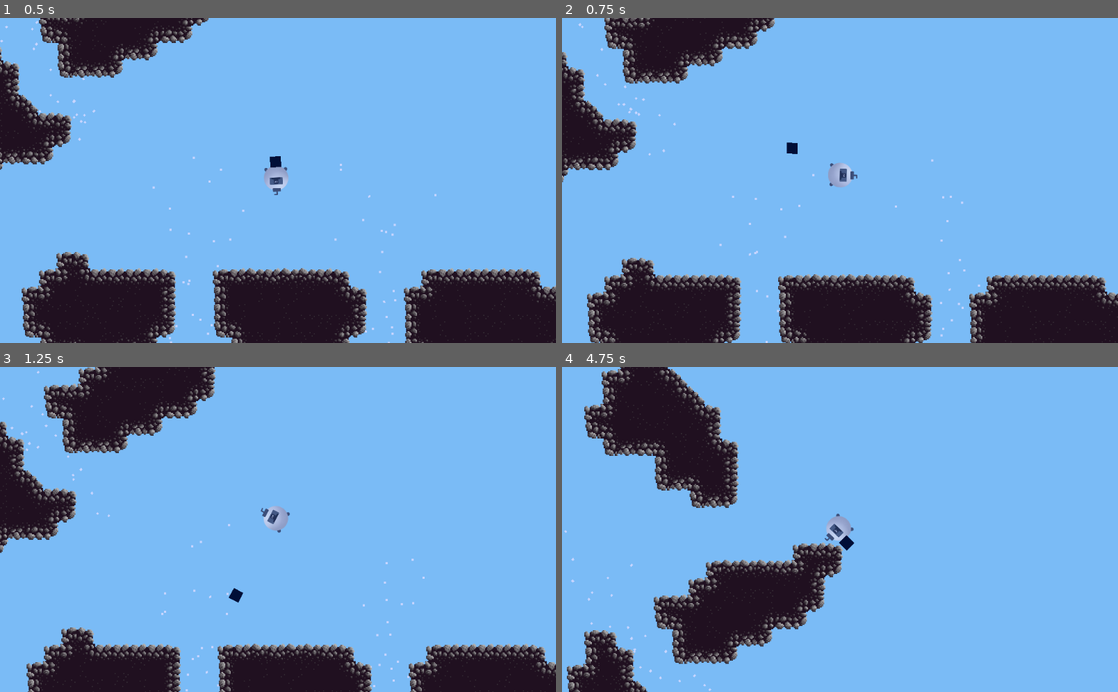
Above: before the commit, frames 1-4 (two rows, left to right).
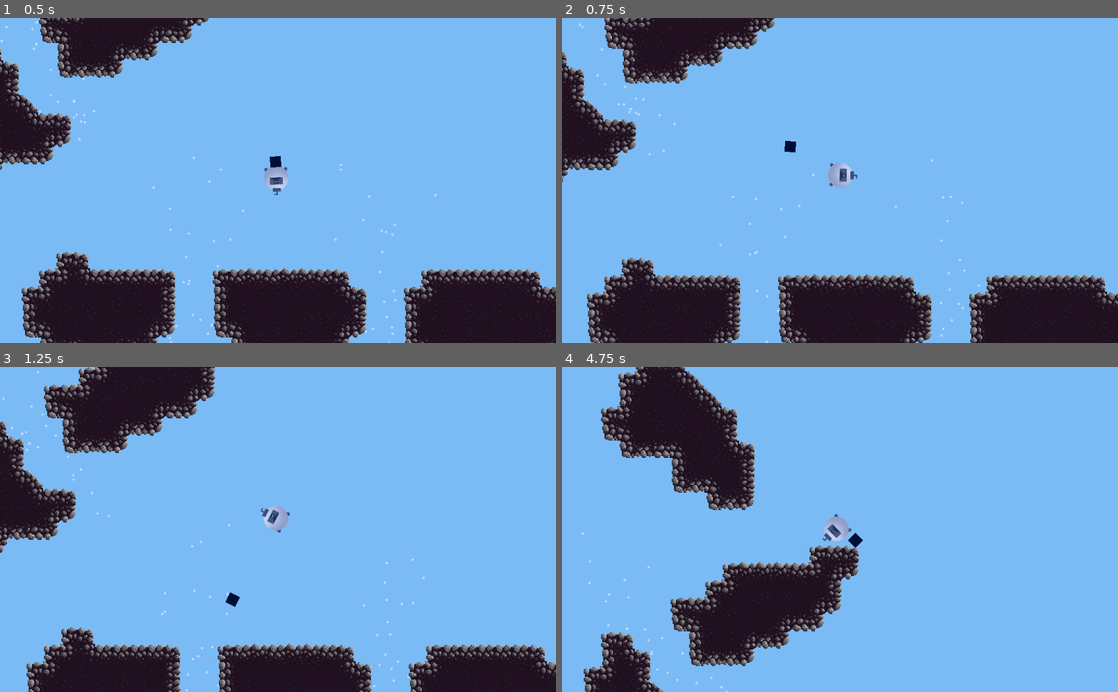
Above: after the commit, the same moments.

Repository: its-dlh/brackeys-2023.2
Game: Godot game, scene res://World/World.tscn
Same seed, same stepped clock (60 frames per second), same inputs: the game is played once before the commit and once after it.
Inputs (mouse positions are in pixels of both pictures, inside the frame that each line leads up to):
- Up to frame 1 (0.5 s): no input
- Up to frame 2 (0.75 s): move the mouse to (962, 164) at 0.52 s; press the mouse at (962, 164) at 0.53 s
- Up to frame 3 (1.25 s): no input
- Up to frame 4 (4.75 s): move the mouse to (728, 545) at 1.27 s; release the mouse at (728, 545) at 1.28 s; click (728, 545) at 1.35 s; move the mouse to (895, 458) at 2.02 s; press the mouse at (895, 458) at 2.03 s; move the mouse to (812, 594) at 2.77 s; release the mouse at (812, 594) at 2.78 s; click (812, 594) at 2.85 s; move the mouse to (1006, 578) at 3.52 s; press the mouse at (1006, 578) at 3.53 s; move the mouse to (673, 480) at 4.27 s; release the mouse at (673, 480) at 4.28 s; click (673, 480) at 4.35 s

Frame 1 is identical in both runs. In frame 2, less than 0.1% of the frame differs, in the area x 40-43%, y 37-42%; in frame 3, less than 0.1%; in frame 4, 11%, in the area x 0-55%, y 0-100%.

Commit message:
Almost done

Diff:
--- a/Player/Player.gd
+++ b/Player/Player.gd
@@ -15,9 +15,9 @@
 onready var splash_down_audio = $SplashDownAudio
 onready var splash_up_audio = $SplashUpAudio
 
-const HOOK_MAX_LENGTH = 250.0
-const HOOK_SPEED = 800.0
-const PLAYER_HOOK_SPEED = 600.0
+const HOOK_MAX_LENGTH = 300.0
+const HOOK_SPEED = 850.0
+const PLAYER_HOOK_SPEED = 750.0
 
 var anchor_sticky_position: Vector2
 var hook_direction: Vector2
@@ -37,12 +37,13 @@
 		else:
 			if hook_state == HookStates.RETRACT_TO_PLAYER or hook_state == HookStates.HOOKED:
 				var direction = hook.global_position.direction_to(anchor_point.global_position)
-				hook.move_and_collide(direction * HOOK_SPEED * delta)
+				var collision_info = hook.move_and_collide(direction * HOOK_SPEED * delta)
+				print(hook.global_position.distance_to(anchor_point.global_position))
 				# We don't like the collision event as it returns (since the anchor
 				# can knock around the Sub and cause a fun (but BAD) launch effect,
 				# so instead we just process the distance and give ourselves a little
 				# wiggle room with the constant
-				if hook.global_position.distance_to(anchor_point.global_position) <= 5:
+				if hook.global_position.distance_to(anchor_point.global_position) <= 6 or hook.global_position.distance_to(global_position) <= 6:
 					hook_return()
 
 	match hook_state:
@@ -64,7 +65,9 @@
 			if hook_state == HookStates.NONE:
 				hook_launch()
 		elif event.button_index == BUTTON_RIGHT:
-			hook_detach()
+			if hook_state == HookStates.HOOKED:
+				hook_detach()
+				apply_impulse(Vector2.ZERO, Vector2(PLAYER_HOOK_SPEED, 0).rotated(rotation))
 
 func hook_detach():
 	print('hook_state: RETRACT_TO_PLAYER')
@@ -120,10 +123,6 @@
 	var target_torque = inertia * target_acceleration
 	add_torque(clamp(target_torque, -max_torque, max_torque))
 
-func hide_hook():
-	hook.hide()
-	hook_shape.call_deferred("set_disabled", true)
-
 func _on_Water_body_entered(_body):
 	if linear_velocity.y > 30:
 		var vol_offset = clamp(120 - linear_velocity.y, 0, 100) / 100
--- a/Player/Player.tscn
+++ b/Player/Player.tscn
@@ -1,18 +1,13 @@
-[gd_scene load_steps=9 format=2]
+[gd_scene load_steps=7 format=2]
 
 [ext_resource path="res://Player/Player.gd" type="Script" id=1]
 [ext_resource path="res://audio/splash-up-001.wav" type="AudioStream" id=2]
 [ext_resource path="res://Player/Player.png" type="Texture" id=3]
-[ext_resource path="res://audio/splash-down-002.wav" type="AudioStream" id=4]
 
 [sub_resource type="CircleShape2D" id=1]
 radius = 24.0
 
 [sub_resource type="RectangleShape2D" id=2]
-
-[sub_resource type="AudioStreamRandomPitch" id=3]
-audio_stream = ExtResource( 4 )
-random_pitch = 1.2
 
 [sub_resource type="AudioStreamRandomPitch" id=4]
 audio_stream = ExtResource( 2 )
@@ -54,7 +49,6 @@
 color = Color( 0, 0, 0, 1 )
 
 [node name="SplashDownAudio" type="AudioStreamPlayer" parent="."]
-stream = SubResource( 3 )
 pitch_scale = 0.72
 
 [node name="SplashUpAudio" type="AudioStreamPlayer" parent="."]
--- a/World/World.gd
+++ b/World/World.gd
@@ -5,7 +5,7 @@
 
 func _on_Player_body_entered(body):
 	var player_speed = player.linear_velocity.length()
-	print(player_speed)
+	# print(player_speed)
 	if not collide_audio.playing:
 		var vol_offset = clamp(50 - player_speed, 0, 50) / 50
 		collide_audio.volume_db = vol_offset * -18
